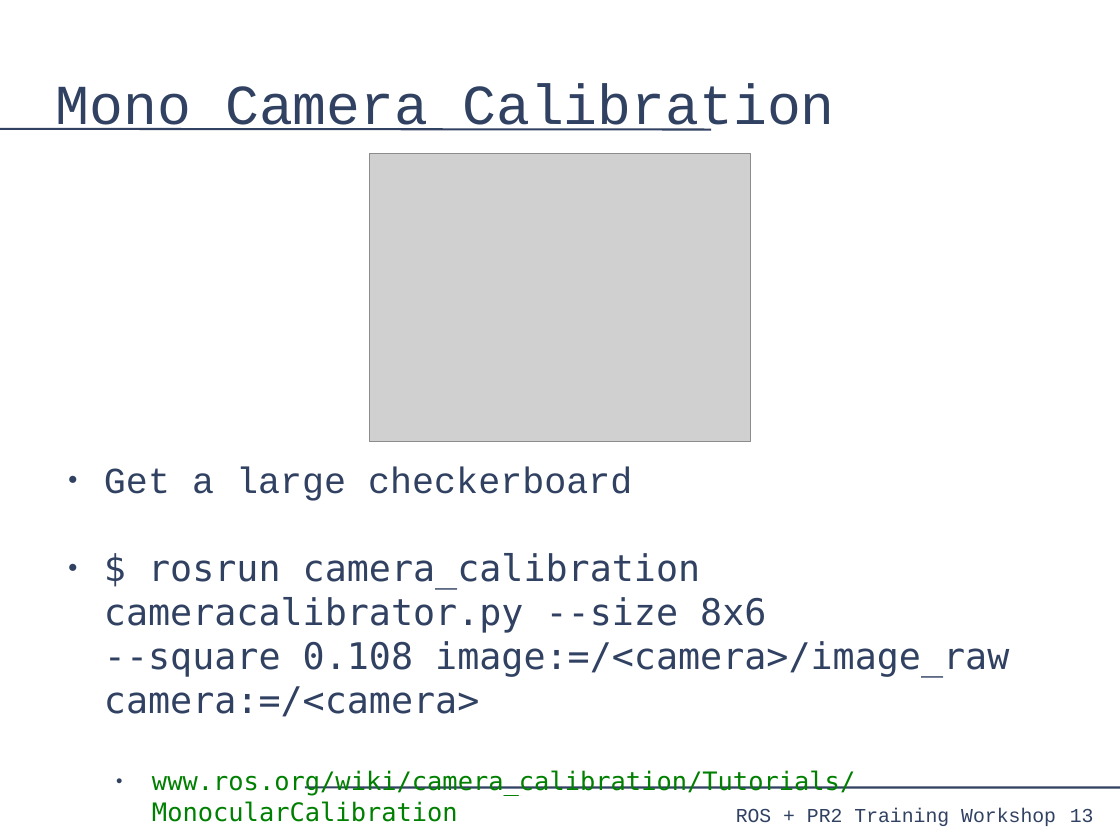
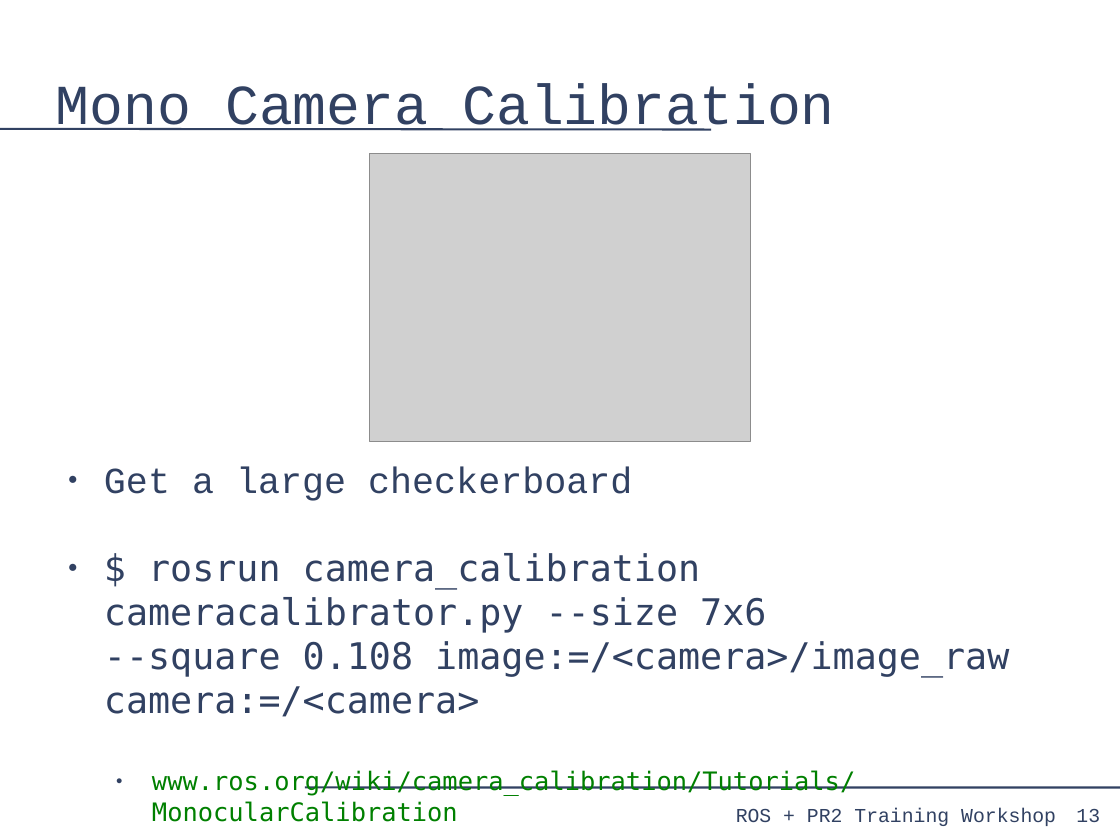
Before and after one commit to PR2/pr2_docs, a slide deck: slide 13 of pr2_training_workshop/processing_camera_data/slides.odp. Drawn at 1120x840 pixels with LibreOffice and Linux fonts; fonts in the diff are those of the drawing; grey boxes stand for pictures. Boxes give left, top, right and bottom in pixels: in the first picture for what was removed or moved away, otherwise in the second. Text is boxed around its words. In the diff, an @@ line names an element or a change of style, - is before the commit and + after.

```diff
--- a/pr2_training_workshop/processing_camera_data/slides.odp
+++ b/pr2_training_workshop/processing_camera_data/slides.odp
@@ text at (x1=104, y1=553, x2=1009, y2=717): text changed @@
-● $ rosrun camera_calibration cameracalibrator.py --size 8x6
-  --square 0.108 image:=/<camera>/image_raw camera:=/<camera>
+● $ rosrun camera_calibration cameracalibrator.py --size 7x6
+  --square 0.108 image:=/<camera>/image_raw camera:=/<camera>
@@ page number moved from (x1=1070, y1=809, x2=1094, y2=822) to (x1=1076, y1=809, x2=1100, y2=822) @@
```
Also in this commit, not shown: 58 other slides changed.
